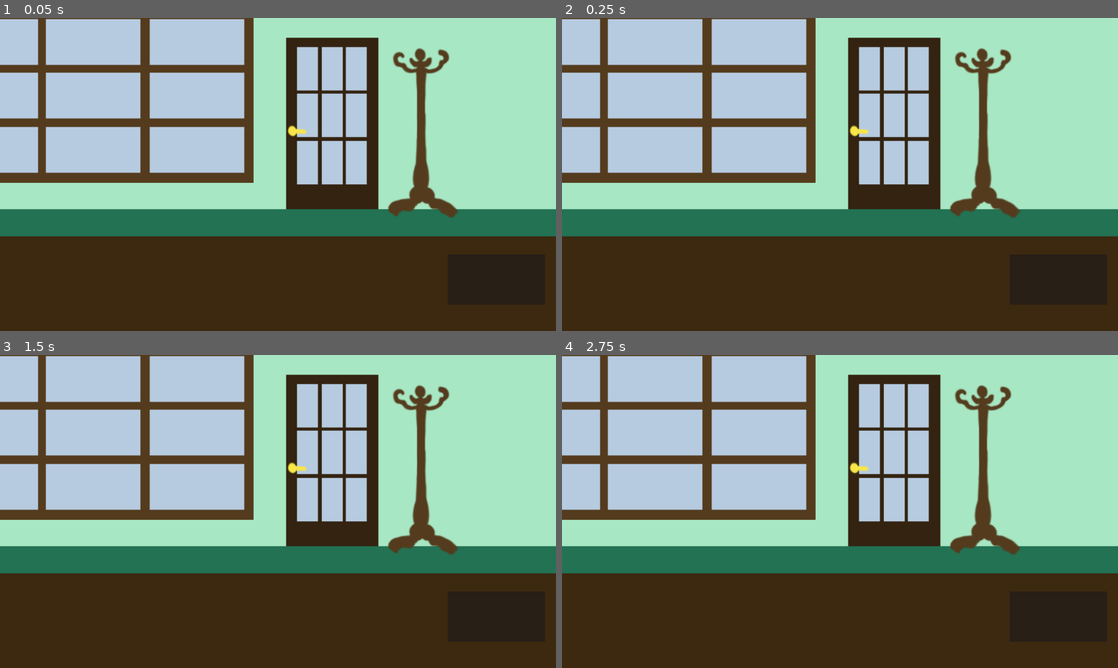
Above: before the commit, frames 1-4 (two rows, left to right).
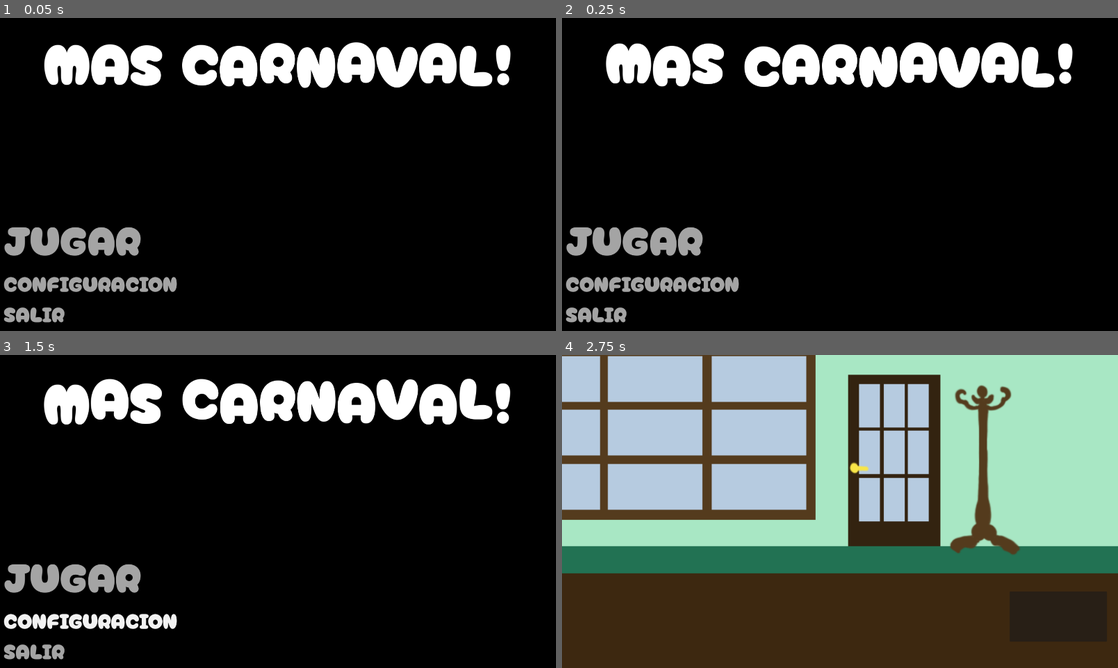
Above: after the commit, the same moments.

Repository: Valvetronix/ggj-2026-neverbullies
Game: Godot game, scene res://scenes/menu.tscn
The game is run twice, just before and just after one commit, with the same random seed, the same clock (stepped at 60 frames per second) and the same inputs.
Inputs (mouse positions are in pixels of both pictures, inside the frame that each line leads up to):
- Up to frame 1 (0.05 s): no input
- Up to frame 2 (0.25 s): no input
- Up to frame 3 (1.5 s): click (494, 617) at 0.52 s; click (88, 621) at 1.25 s, where only the run after the commit has a clickable "CONFIGURACION"
- Up to frame 4 (2.75 s): click (634, 574) at 2 s, where only the run after the commit has a clickable "JUGAR"

The runs differ from the first frame. In frame 1, 100% of the frame differs, in the area x 0-100%, y 0-100%; in frame 2, 100%; in frame 3, 100%; in frame 4, nothing differs.
Error in both runs: Invalid access of index '2' on a base object of type: 'Array'. (res://scripts/client_window.gd:27)

Commit message:
se rompio la escena de level, la reemplace por la del ultimo commit, donde funcionaba.

Diff:
--- a/scenes/level.tscn
+++ b/scenes/level.tscn
@@ -7,7 +7,6 @@
 [sub_resource type="CanvasTexture" id="CanvasTexture_rd3vj"]
 
 [node name="Level" type="Node" unique_id=2056766894]
-script = ExtResource("1_w7c3h")
 
 [node name="Background" type="Sprite2D" parent="." unique_id=1714119518]
 modulate = Color(0.13524511, 0.14897059, 0.27053925, 1)
--- a/scenes/menu.tscn
+++ b/scenes/menu.tscn
@@ -1,39 +1,113 @@
 [gd_scene format=3 uid="uid://xh5p7buxoj6u"]
 
-[ext_resource type="PackedScene" uid="uid://c1x4oc0gqfn45" path="res://scenes/countdown_animation.tscn" id="1_con2f"]
-[ext_resource type="Script" uid="uid://3gj00gab1jic" path="res://scripts/client_window.gd" id="2_mhnvy"]
-[ext_resource type="Texture2D" uid="uid://bmr4j1k7e2enl" path="res://assets/backgrounds/recibimiento_cliente.png" id="3_4ytvr"]
+[ext_resource type="Script" uid="uid://bdverb6gogfyr" path="res://scripts/menu.gd" id="1_vjb58"]
+[ext_resource type="FontFile" uid="uid://hewc2akfmln8" path="res://assets/fonts/CherryBombOne-Regular.ttf" id="1_yqeox"]
+[ext_resource type="PackedScene" uid="uid://blqsy4k6pbgi4" path="res://scenes/level.tscn" id="2_con2f"]
 
-[sub_resource type="CanvasTexture" id="CanvasTexture_rd3vj"]
+[sub_resource type="StyleBoxEmpty" id="StyleBoxEmpty_ouk20"]
 
-[node name="Level" type="Node" unique_id=2056766894]
+[sub_resource type="StyleBoxEmpty" id="StyleBoxEmpty_lti8b"]
 
-[node name="Background" type="Sprite2D" parent="." unique_id=1714119518]
-modulate = Color(0.13524511, 0.14897059, 0.27053925, 1)
-scale = Vector2(1920, 1080)
-texture = SubResource("CanvasTexture_rd3vj")
-centered = false
+[sub_resource type="StyleBoxEmpty" id="StyleBoxEmpty_mae5d"]
 
-[node name="CountdownAnimation" parent="." unique_id=1864382348 instance=ExtResource("1_con2f")]
+[sub_resource type="StyleBoxEmpty" id="StyleBoxEmpty_4hy44"]
 
-[node name="ClientWindow" type="Node2D" parent="." unique_id=849482920 node_paths=PackedStringArray("cw_background", "cw_client", "cw_next_window_button", "cw_dialogue_bubble")]
-script = ExtResource("2_mhnvy")
-cw_background = NodePath("CWBackground")
-cw_client = NodePath("CWClient")
-cw_next_window_button = NodePath("CWNextWindowButton")
-cw_dialogue_bubble = NodePath("")
+[sub_resource type="StyleBoxEmpty" id="StyleBoxEmpty_ytr4m"]
 
-[node name="CWBackground" type="Sprite2D" parent="ClientWindow" unique_id=1148429210]
-position = Vector2(956, 538)
-scale = Vector2(2.676976, 2.676976)
-texture = ExtResource("3_4ytvr")
+[node name="Menu" type="Control" unique_id=2042092872]
+layout_mode = 3
+anchors_preset = 0
+offset_right = 40.0
+offset_bottom = 40.0
+script = ExtResource("1_vjb58")
+level = ExtResource("2_con2f")
 
-[node name="CWClient" type="Sprite2D" parent="ClientWindow" unique_id=1609230617]
-position = Vector2(814, 361)
-scale = Vector2(0.5208767, 0.5203424)
+[node name="ColorRect" type="ColorRect" parent="." unique_id=1994543064]
+layout_mode = 1
+anchors_preset = 15
+anchor_right = 1.0
+anchor_bottom = 1.0
+offset_right = 1880.0
+offset_bottom = 1040.0
+grow_horizontal = 2
+grow_vertical = 2
+color = Color(0, 0, 0, 1)
 
-[node name="CWNextWindowButton" type="Button" parent="ClientWindow" unique_id=1199754886]
-offset_left = 1546.0
-offset_top = 816.0
-offset_right = 1882.0
-offset_bottom = 989.0
+[node name="Label" type="RichTextLabel" parent="." unique_id=102160727]
+layout_mode = 1
+anchors_preset = 10
+anchor_right = 1.0
+offset_right = 1880.0
+offset_bottom = 290.0
+grow_horizontal = 2
+theme_override_fonts/normal_font = ExtResource("1_yqeox")
+theme_override_font_sizes/normal_font_size = 200
+bbcode_enabled = true
+text = "[wave amp=90.0 freq=3.0 connected=0.75][tornado radius=1.0 freq=1.0 connected=150]MAS CARNAVAL![/tornado][/wave]
+"
+fit_content = true
+horizontal_alignment = 1
+vertical_alignment = 1
+
+[node name="MarginContainer" type="MarginContainer" parent="." unique_id=583533366]
+layout_mode = 1
+anchors_preset = 2
+anchor_top = 1.0
+anchor_bottom = 1.0
+offset_top = 324.0
+offset_right = 613.0
+offset_bottom = 1036.0
+grow_vertical = 0
+theme_override_constants/margin_left = 12
+theme_override_constants/margin_bottom = 5
+
+[node name="VBoxContainer" type="VBoxContainer" parent="MarginContainer" unique_id=917620103]
+layout_mode = 2
+size_flags_vertical = 8
+theme_override_constants/separation = 0
+
+[node name="PlayButton" type="Button" parent="MarginContainer/VBoxContainer" unique_id=830314599]
+layout_mode = 2
+size_flags_horizontal = 0
+size_flags_vertical = 3
+theme_override_colors/font_color = Color(0.64134556, 0.64134556, 0.64134556, 1)
+theme_override_fonts/font = ExtResource("1_yqeox")
+theme_override_font_sizes/font_size = 140
+theme_override_styles/normal = SubResource("StyleBoxEmpty_ouk20")
+theme_override_styles/pressed = SubResource("StyleBoxEmpty_lti8b")
+theme_override_styles/hover = SubResource("StyleBoxEmpty_mae5d")
+theme_override_styles/disabled = SubResource("StyleBoxEmpty_4hy44")
+theme_override_styles/focus = SubResource("StyleBoxEmpty_ytr4m")
+text = "JUGAR"
+
+[node name="ConfigButton" type="Button" parent="MarginContainer/VBoxContainer" unique_id=960620080]
+layout_mode = 2
+size_flags_horizontal = 0
+size_flags_vertical = 3
+theme_override_colors/font_color = Color(0.64134556, 0.64134556, 0.64134556, 1)
+theme_override_fonts/font = ExtResource("1_yqeox")
+theme_override_font_sizes/font_size = 72
+theme_override_styles/normal = SubResource("StyleBoxEmpty_ouk20")
+theme_override_styles/pressed = SubResource("StyleBoxEmpty_lti8b")
+theme_override_styles/hover = SubResource("StyleBoxEmpty_mae5d")
+theme_override_styles/disabled = SubResource("StyleBoxEmpty_4hy44")
+theme_override_styles/focus = SubResource("StyleBoxEmpty_ytr4m")
+text = "CONFIGURACION"
+
+[node name="ExitButton" type="Button" parent="MarginContainer/VBoxContainer" unique_id=2089715044]
+layout_mode = 2
+size_flags_horizontal = 0
+size_flags_vertical = 3
+theme_override_colors/font_color = Color(0.64134556, 0.64134556, 0.64134556, 1)
+theme_override_fonts/font = ExtResource("1_yqeox")
+theme_override_font_sizes/font_size = 72
+theme_override_styles/normal = SubResource("StyleBoxEmpty_ouk20")
+theme_override_styles/pressed = SubResource("StyleBoxEmpty_lti8b")
+theme_override_styles/hover = SubResource("StyleBoxEmpty_mae5d")
+theme_override_styles/disabled = SubResource("StyleBoxEmpty_4hy44")
+theme_override_styles/focus = SubResource("StyleBoxEmpty_ytr4m")
+text = "SALIR"
+
+[connection signal="pressed" from="MarginContainer/VBoxContainer/PlayButton" to="." method="_on_play_button_pressed"]
+[connection signal="pressed" from="MarginContainer/VBoxContainer/ConfigButton" to="." method="_on_config_button_pressed"]
+[connection signal="pressed" from="MarginContainer/VBoxContainer/ExitButton" to="." method="_on_exit_button_pressed"]
